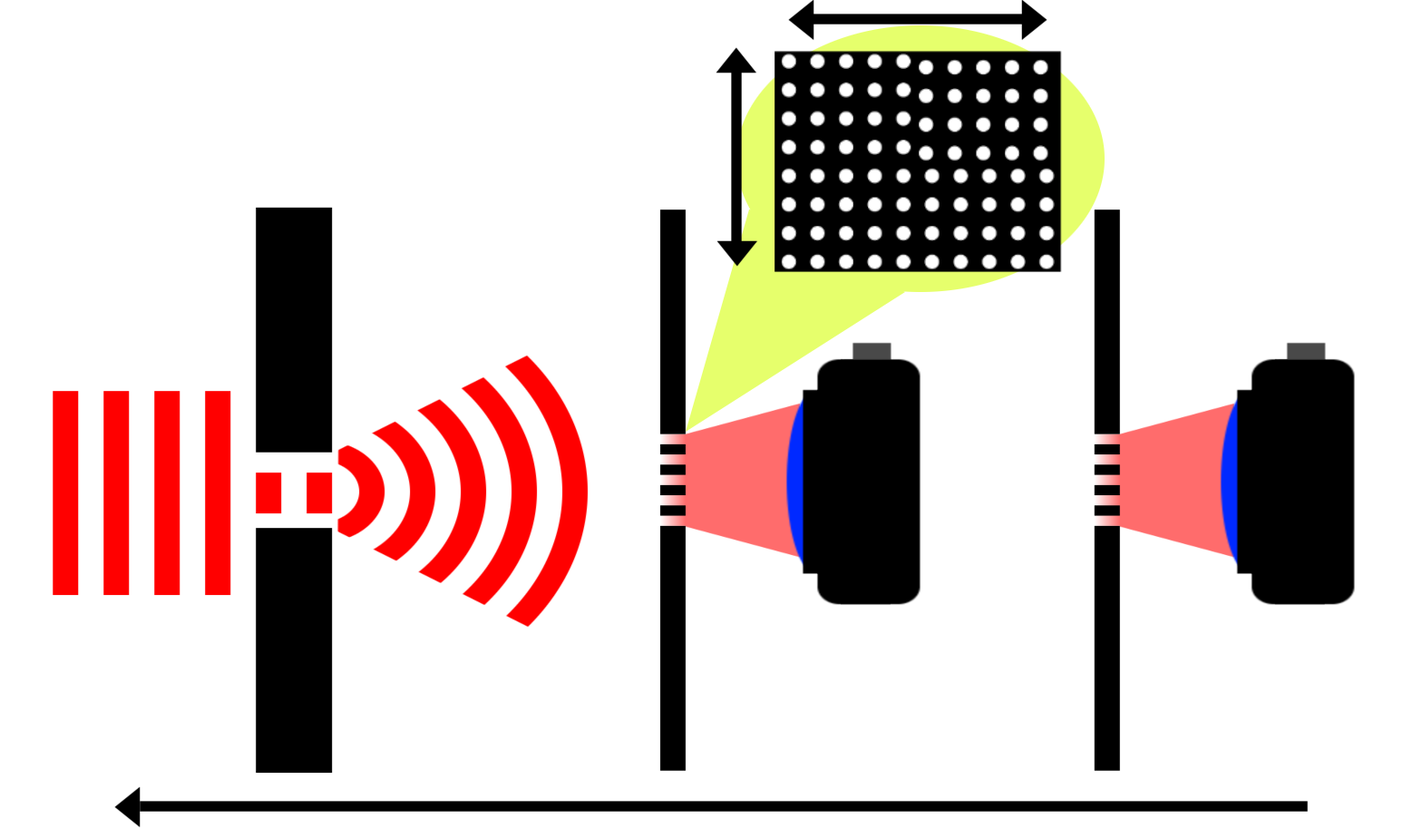
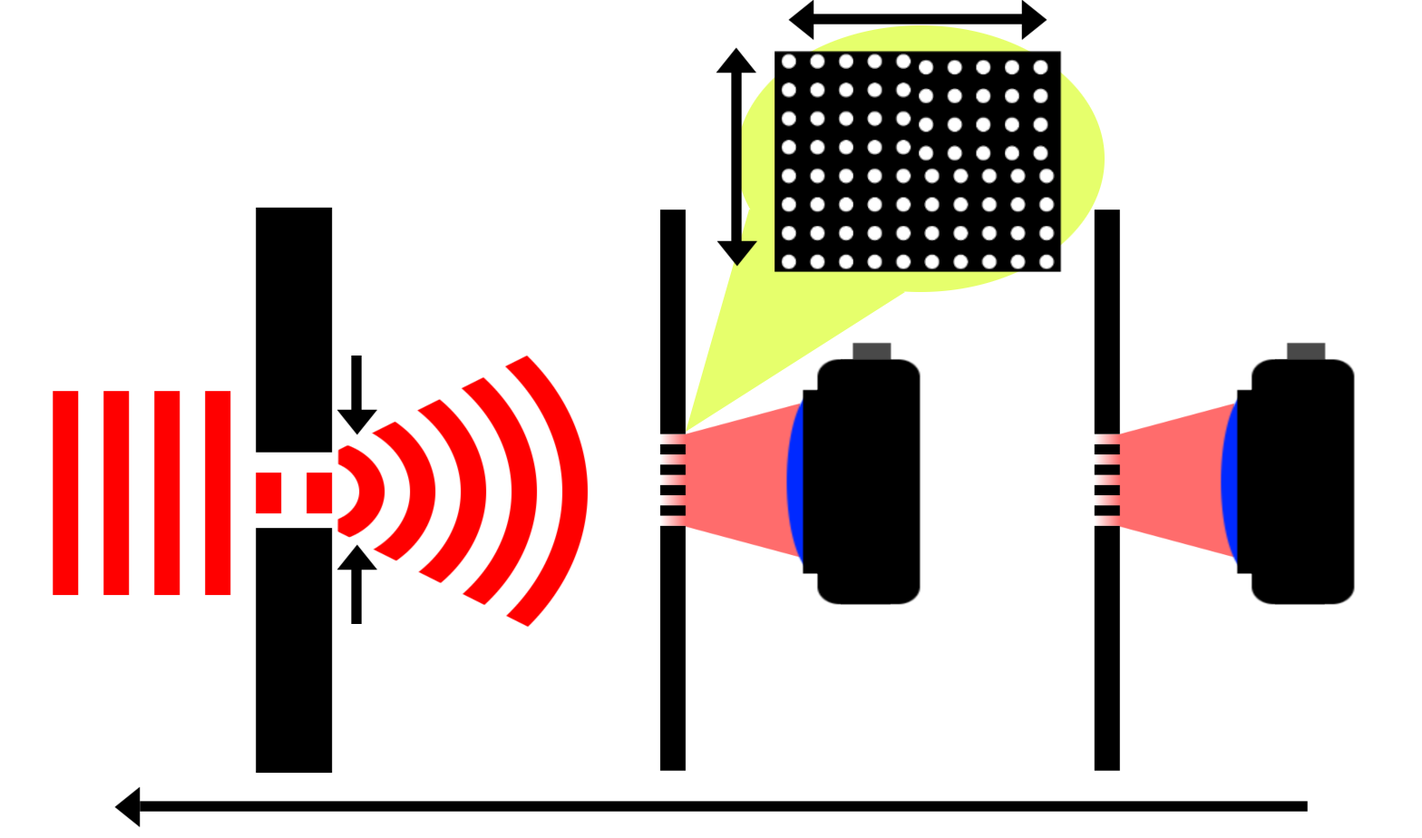
Layers edited between the first and the second (1422, 838) image:
added group "axis copy #4" with 2 layers above "axis copy #3" over [336, 544, 379, 624]
added layer "grating #15" in group "axis copy #4" over [350, 561, 362, 624]
added layer "grating #17" in group "axis copy #4" over [336, 544, 379, 571]
added group "axis copy #3" with 2 layers above "axis copy #1" over [336, 355, 379, 436]
added layer "grating #14" in group "axis copy #3" over [350, 355, 362, 419]
added layer "grating #16" in group "axis copy #3" over [336, 408, 379, 436]
